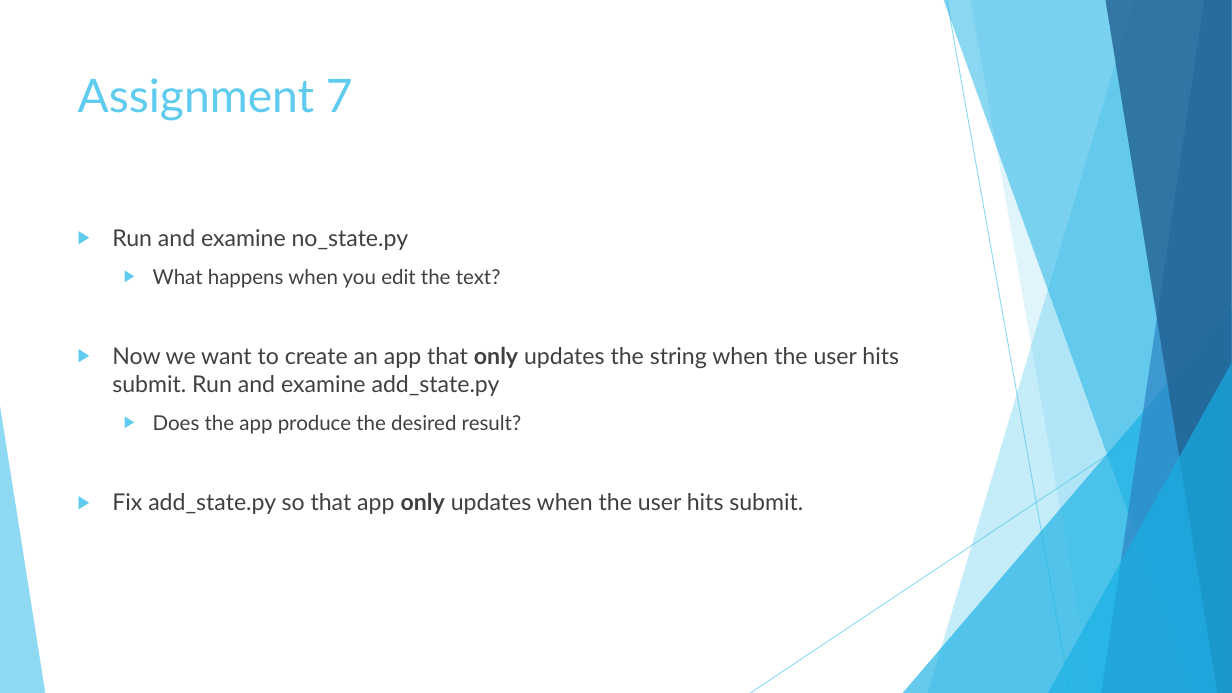
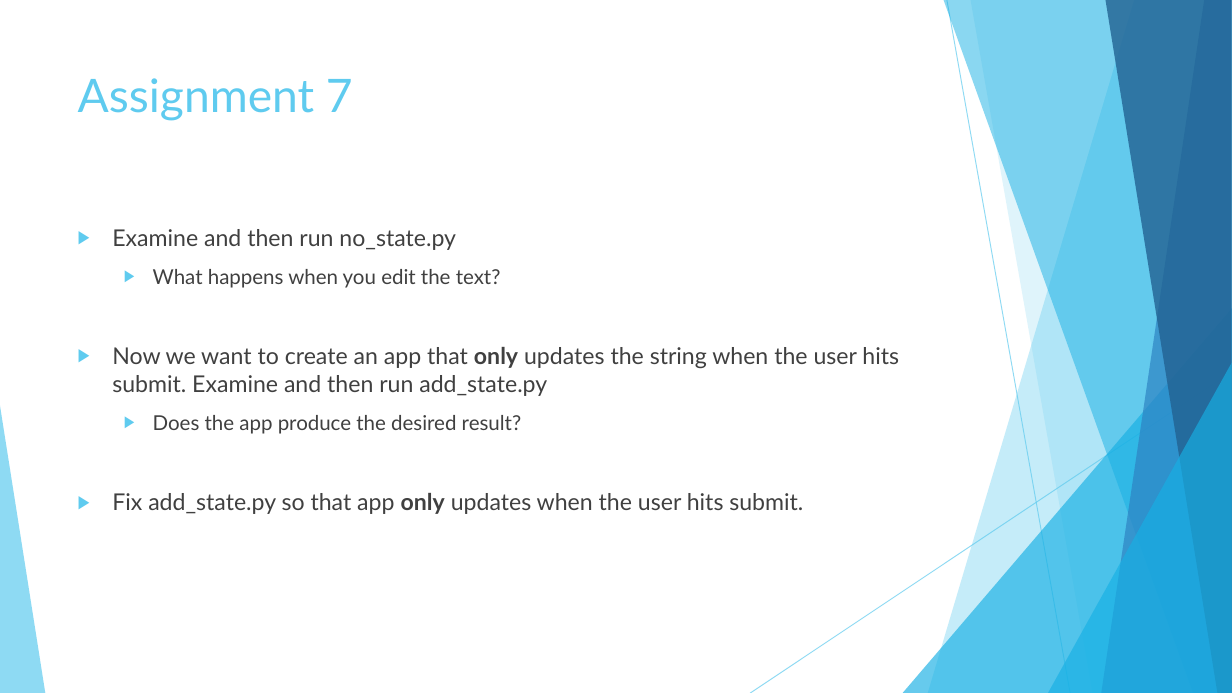
Before and after one commit to BradburyThompson/dash, a slide deck: slide 24 of Amgen_Dash_Slides.pptx. Drawn at 1232x693 pixels with LibreOffice and Linux fonts; fonts in the diff are those of the drawing. Boxes give left, top, right and bottom in pixels: in the first picture for what was removed or moved away, otherwise in the second. Text is boxed around its words. In the diff, an @@ line names an element or a change of style, - is before the commit and + after.

```diff
--- a/Amgen_Dash_Slides.pptx
+++ b/Amgen_Dash_Slides.pptx
@@ text at (x1=112, y1=229, x2=456, y2=250): text changed @@
-▶ Run and examine no_state.py
+▶ Examine and then run no_state.py
@@ text at (x1=112, y1=347, x2=899, y2=396): text changed @@
-▶ Now we want to create an app that only updates the string when the user hits submit. Run and examine add_state.py
+▶ Now we want to create an app that only updates the string when the user hits submit. Examine and then run add_state.py
```
Also in this commit, not shown: 9 other slides changed, 4 slides added.
